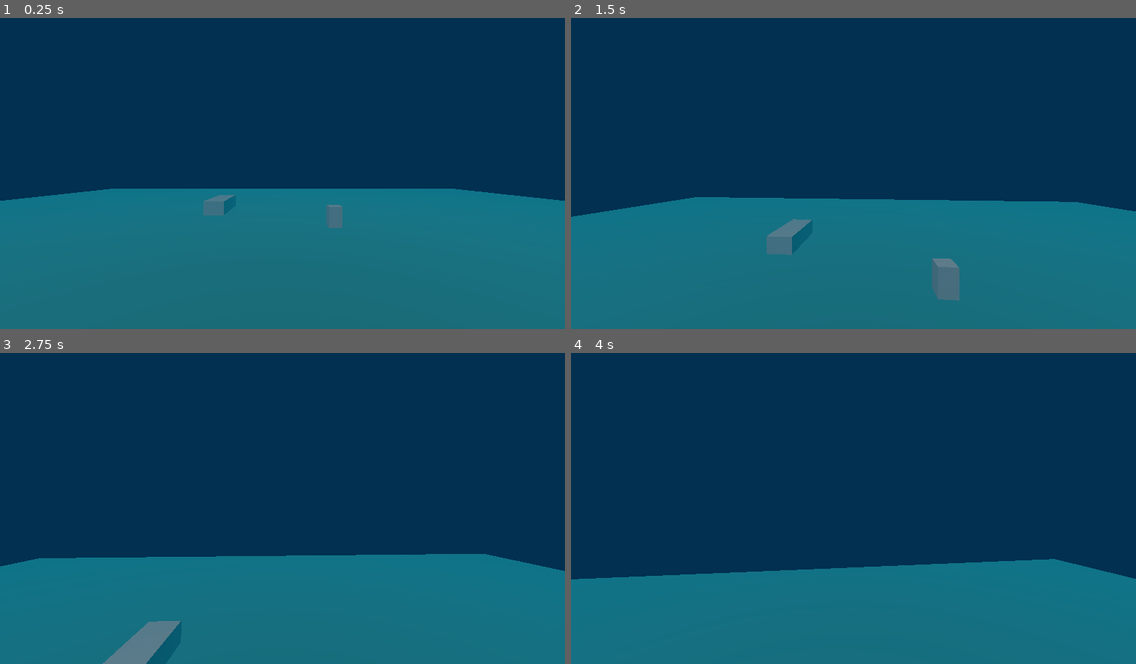
Above: before the commit, frames 1-4 (two rows, left to right).
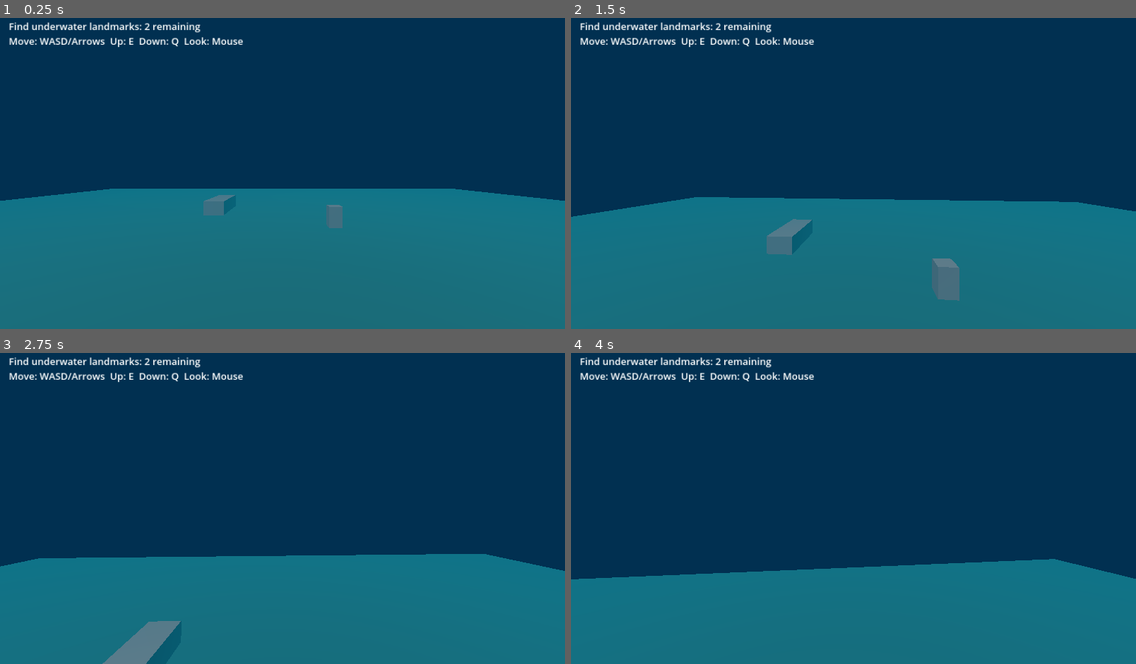
Above: after the commit, the same moments.

Repository: commjoen/Godottest
Game: Godot game, scene res://scenes/Main.tscn
Two runs of this game, one before a commit and one after it. Both use one fixed random seed, a clock stepped at 60 frames per second and the inputs below.
Inputs (mouse positions are in pixels of both pictures, inside the frame that each line leads up to):
- Up to frame 1 (0.25 s): no input
- Up to frame 2 (1.5 s): tap Enter at 0.5 s; move the mouse to (881, 170) at 0.52 s; hold E 0.53-1.28 s; hold Up (ui_up) from 0.53 s (still down); move the mouse to (825, 170) at 1.27 s; tap Q at 1.35 s
- Up to frame 3 (2.75 s): keep holding Up (ui_up); move the mouse to (293, 499) at 2.02 s; hold E from 2.03 s (still down)
- Up to frame 4 (4 s): keep holding Up (ui_up); move the mouse to (847, 511) at 2.77 s; release E at 2.78 s; tap Q at 2.85 s; move the mouse to (893, 508) at 3.52 s; hold E from 3.53 s (still down)

The runs differ from the first frame. In frame 1, 1.0% of the frame differs, in the area x 1-43%, y 1-10%; in frame 2, 1.0%; in frame 3, 1.0%; in frame 4, 1.0%.

Commit message:
feat: add first playable game loop and pages workflow hardening
Agent-Logs-Url: https://github.com/commjoen/Godottest/sessions/3f3c9f7a-c9a2-4127-8d80-06512030fe47

Co-authored-by: commjoen <1457214+commjoen@users.noreply.github.com>

Diff:
--- a/scenes/Main.tscn
+++ b/scenes/Main.tscn
@@ -1,6 +1,7 @@
-[gd_scene load_steps=9 format=3 uid="uid://dnl5ecv8f40p8"]
+[gd_scene load_steps=10 format=3 uid="uid://dnl5ecv8f40p8"]
 
 [ext_resource type="Script" path="res://scripts/player_controller.gd" id="1_2o77f"]
+[ext_resource type="Script" path="res://scripts/game_manager.gd" id="2_l6t0i"]
 
 [sub_resource type="Environment" id="Environment_u8b0u"]
 background_mode = 2
@@ -41,6 +42,20 @@
 position = Vector3(0, 4, 14)
 script = ExtResource("1_2o77f")
 
+[node name="GameManager" type="Node" parent="."]
+script = ExtResource("2_l6t0i")
+
+[node name="CanvasLayer" type="CanvasLayer" parent="GameManager"]
+
+[node name="StatusLabel" type="Label" parent="GameManager/CanvasLayer"]
+offset_left = 20.0
+offset_top = 18.0
+offset_right = 760.0
+offset_bottom = 92.0
+theme_override_font_sizes/font_size = 22
+text = "Find underwater landmarks: 2 remaining\nMove: WASD/Arrows  Up: E  Down: Q  Look: Mouse"
+autowrap_mode = 2
+
 [node name="Camera3D" type="Camera3D" parent="Player"]
 current = true
 fov = 75.0
--- /dev/null
+++ b/scripts/game_manager.gd
@@ -0,0 +1,54 @@
+extends Node
+
+@export var player_path: NodePath = NodePath("../Player")
+@export var goal_paths: Array[NodePath] = [NodePath("../RuinsMarker"), NodePath("../CaveMarker")]
+@export var goal_radius: float = 4.0
+
+@onready var _status_label: Label = $CanvasLayer/StatusLabel
+
+var _player: Node3D
+var _goals_reached: Dictionary = {}
+
+
+func _ready() -> void:
+	_player = get_node_or_null(player_path) as Node3D
+	for goal_path in goal_paths:
+		_goals_reached[goal_path] = false
+	_update_status_text()
+
+
+func _process(_delta: float) -> void:
+	if _player == null:
+		_status_label.text = "Missing player node. Check game_manager.gd paths."
+		return
+
+	var reached_this_frame := false
+	for goal_path in goal_paths:
+		if _goals_reached.get(goal_path, false):
+			continue
+
+		var goal := get_node_or_null(goal_path) as Node3D
+		if goal == null:
+			continue
+
+		if _player.global_position.distance_to(goal.global_position) <= goal_radius:
+			_goals_reached[goal_path] = true
+			reached_this_frame = true
+
+	if reached_this_frame:
+		_update_status_text()
+
+
+func _update_status_text() -> void:
+	var reached_count := 0
+	for reached in _goals_reached.values():
+		if reached:
+			reached_count += 1
+
+	var total_goals := goal_paths.size()
+	if reached_count >= total_goals and total_goals > 0:
+		_status_label.text = "Mission complete! You found every landmark.\nPress F5 to play again."
+		return
+
+	var remaining := total_goals - reached_count
+	_status_label.text = "Find underwater landmarks: %d remaining\nMove: WASD/Arrows  Up: E  Down: Q  Look: Mouse" % remaining
Not shown, changed: .github/workflows/deploy-pages.yml
Not shown, changed: README.md
